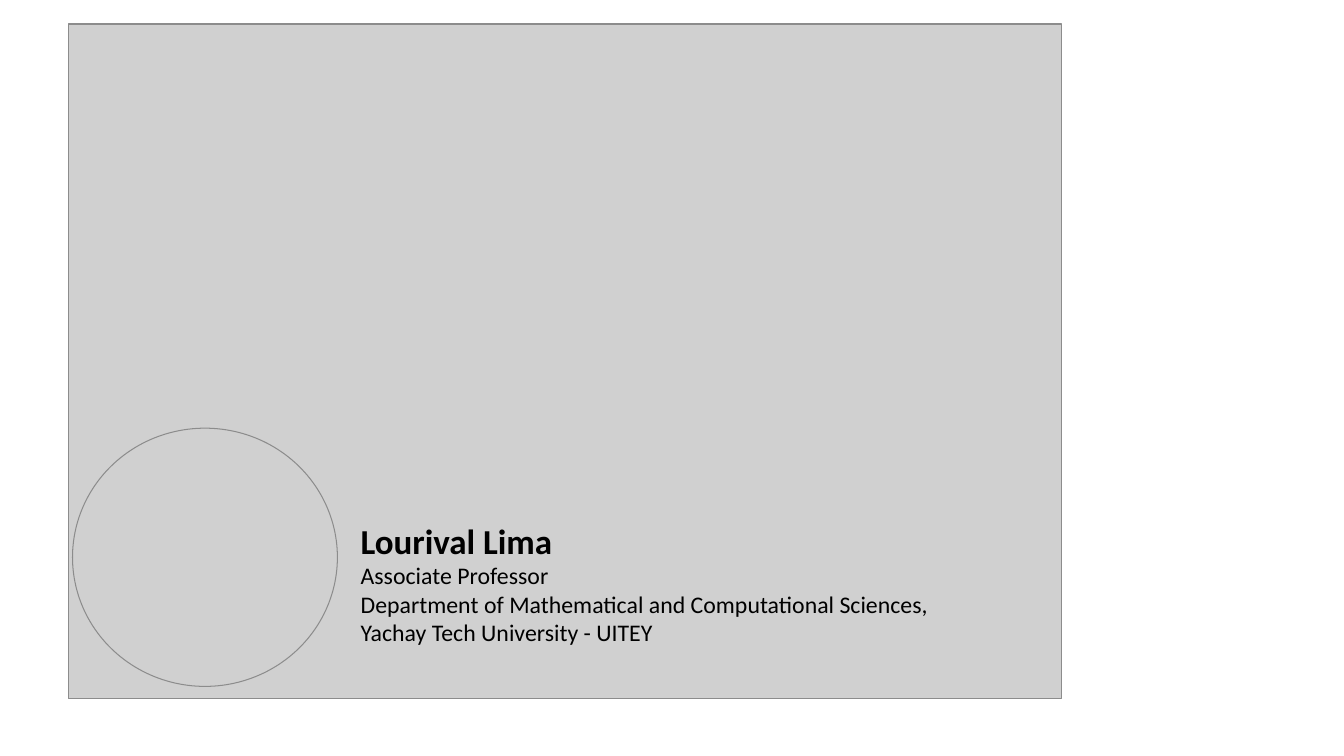
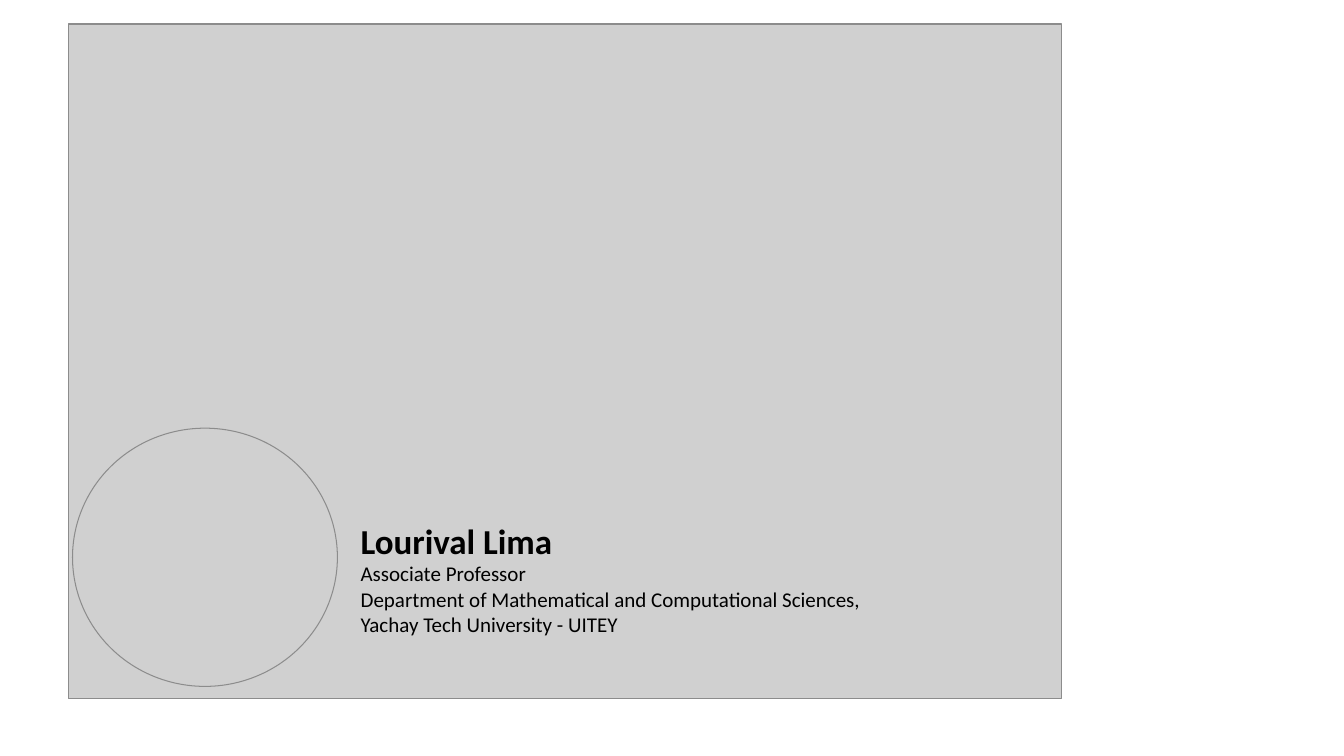
Before and after one commit to lourivalrodrigues/lourivalrodrigues.github.io, a slide deck: slide 1 of Picture/portada.pptx. Drawn at 1344x756 pixels with LibreOffice and Linux fonts; fonts in the diff are those of the drawing; grey boxes stand for pictures. Boxes give left, top, right and bottom in pixels: in the first picture for what was removed or moved away, otherwise in the second. Text is boxed around its words. In the diff, an @@ line names an element or a change of style, - is before the commit and + after.

```diff
--- a/Picture/portada.pptx
+++ b/Picture/portada.pptx
@@ text at box(361, 566, 859, 636): size 17 to 15 pt in "Associate Professor", "Department of Mathematical and Computational Sciences,", "Yachay Tech University - UITEY" @@
```
Also in this commit, not shown: 16 other files.
